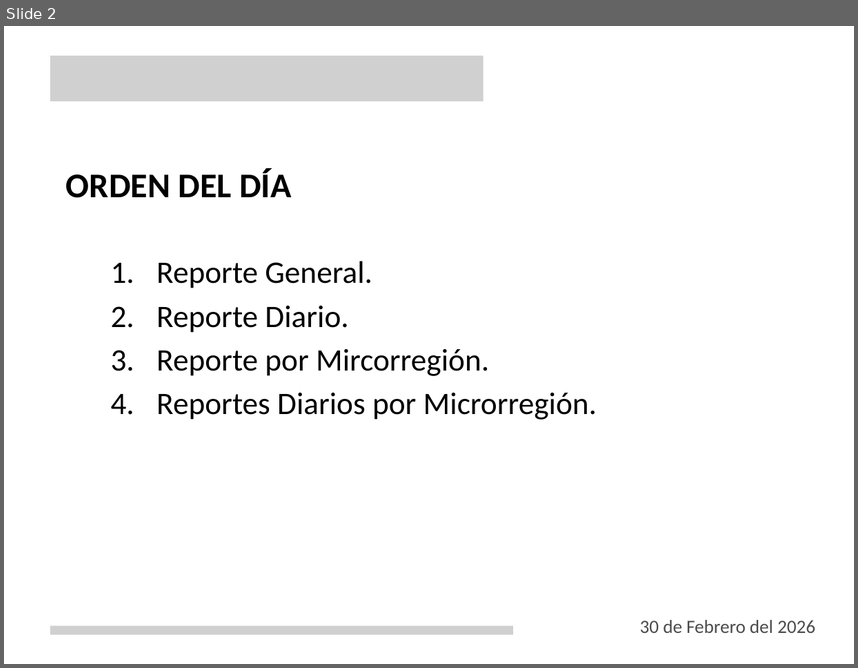
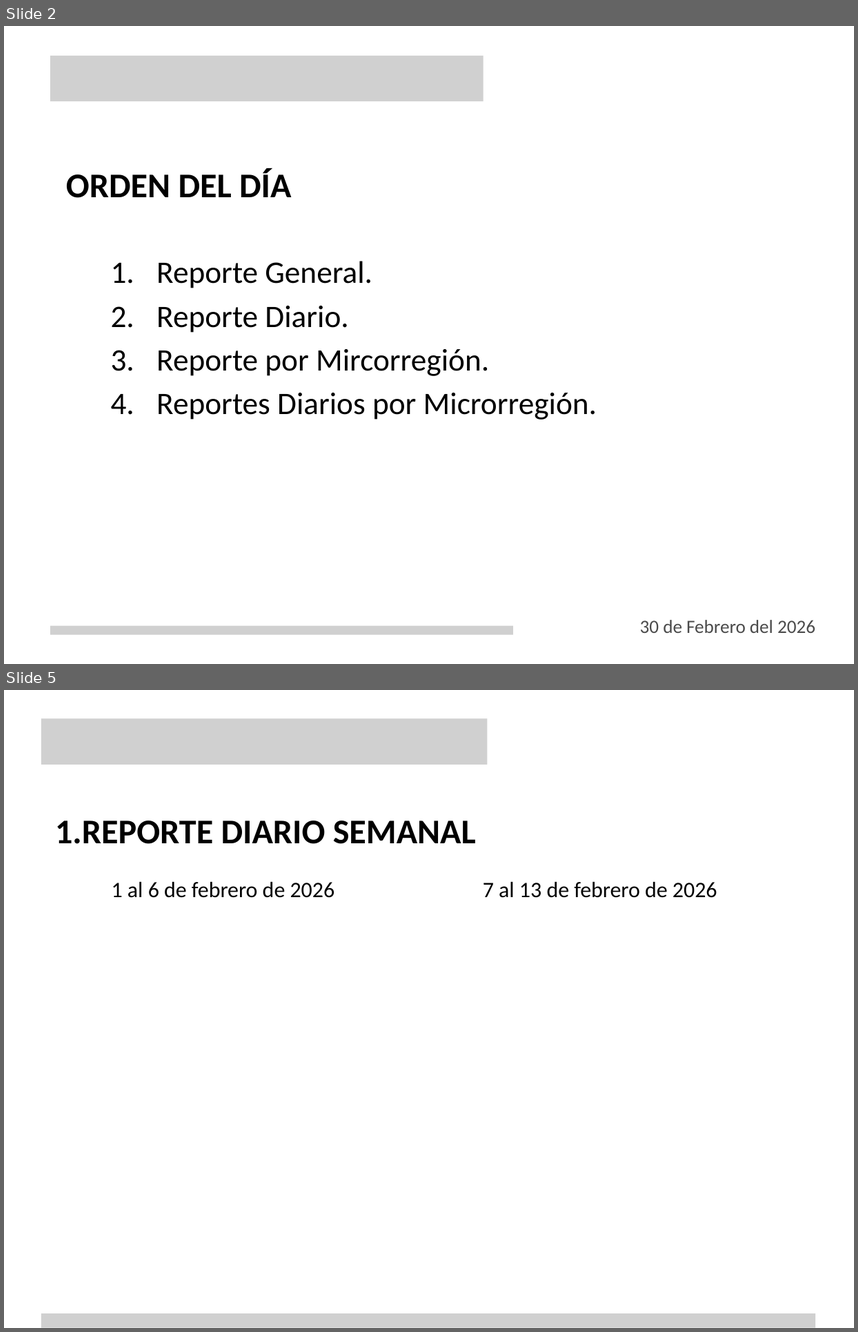
Before and after one commit to KevinRolcer/dgdg, a slide deck: storage/templates/Dgdg Mesas de paz.pptx. Shown one above the other, each under a label of ours: slide 2 before the commit, slides 2 and 5 after it; the slides between them are not shown. The pictures are 858x668 and 858x1332 pixels, drawn with LibreOffice and Linux fonts; fonts in the diff are those of the drawing; grey boxes stand for pictures; background and template pictures are left out. Boxes give left, top, right and bottom in pixels: in the first picture for what was removed or moved away, otherwise in the second. Text is boxed around its words. In the diff, an @@ line names an element or a change of style, - is before the commit and + after.

```diff
--- a/storage/templates/Dgdg Mesas de paz.pptx
+++ b/storage/templates/Dgdg Mesas de paz.pptx
@@ slide 5 added at [4, 690, 854, 1328], background picture (left out) @@
@@ picture added at [41, 719, 488, 765] @@
@@ text added at [55, 820, 476, 844], 44 pt, text #000000, bold @@
+1.REPORTE DIARIO SEMANAL
@@ text added at [112, 881, 335, 898], 28 pt, text #000000 @@
+1 al 6 de febrero de 2026
@@ text added at [483, 881, 717, 898], 28 pt, text #000000 @@
+7 al 13 de febrero de 2026
@@ picture added at [41, 1313, 815, 1327] @@
```
Also in this commit, not shown: 2 slides changed, 32 other slides added, 3 slides removed, 13 other files.
